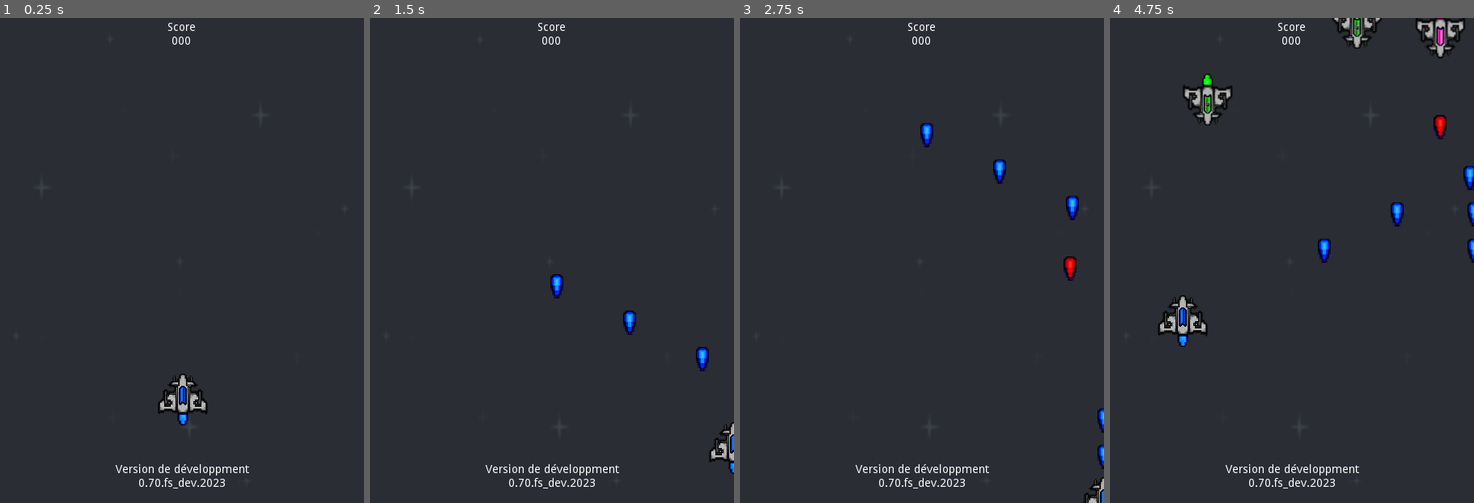
Above: before the commit, frames 1-4 (left to right).
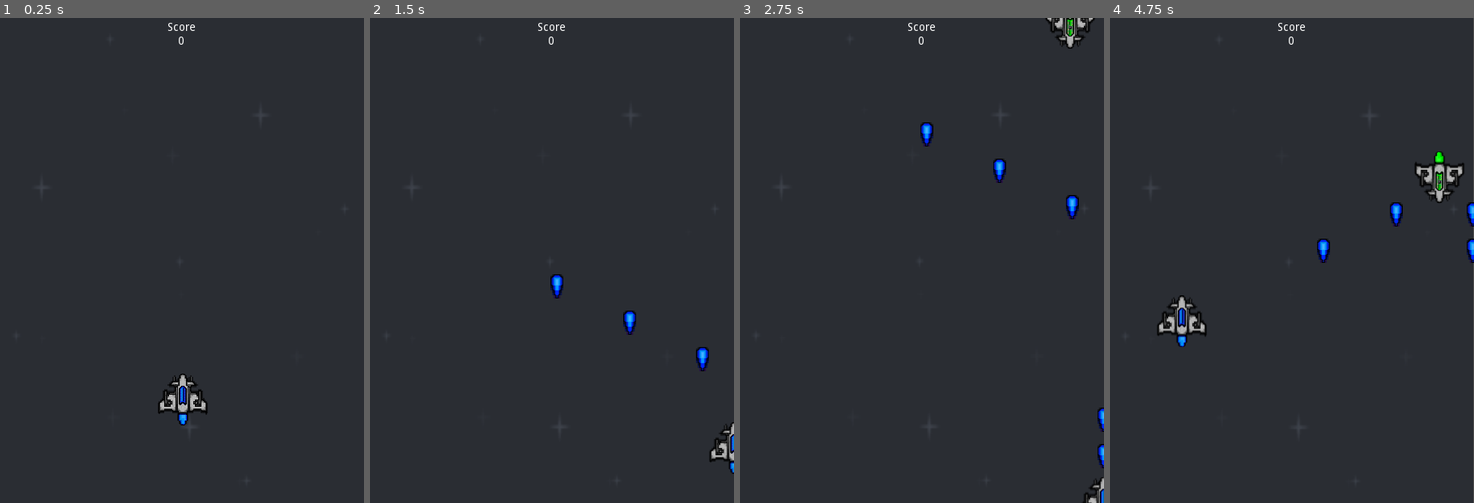
Above: after the commit, the same moments.

Repository: KevCoorp/Firespace
Game: Godot game, scene res://MainScenes/Gameplay.tscn
The game is run twice, just before and just after one commit, with the same random seed, the same clock (stepped at 60 frames per second) and the same inputs.
Inputs:
- Up to frame 1 (0.25 s): no input
- Up to frame 2 (1.5 s): tap Enter at 0.5 s; hold D (move_right) 0.53-1.28 s; hold Space (shoot) 0.53-1.28 s; hold S (move_down) from 1.28 s (still down); tap Space (shoot) at 1.35 s
- Up to frame 3 (2.75 s): release S (move_down) at 2.03 s; hold D (move_right) from 2.03 s (still down); hold Space (shoot) from 2.03 s (still down)
- Up to frame 4 (4.75 s): release D (move_right) at 2.78 s; release Space (shoot) at 2.78 s; hold Z (move_up) 2.78-3.53 s; tap Space (shoot) at 2.85, 4.35 s; hold Space (shoot) 3.53-4.28 s; hold Q (move_left) from 3.53 s (still down)

The runs differ from the first frame. In frame 1, 0.5% of the frame differs, in the area x 31-69%, y 3-97%; in frame 2, 0.6%; in frame 3, 1.3%; in frame 4, 4.2%, in the area x 12-100%, y 0-100%.

Commit message:
Version 1.0.0

Diff:
--- /dev/null
+++ b/Autoloads/Signals.gd
@@ -0,0 +1,3 @@
+extends Node
+
+signal on_score_increment(amount)
--- a/Bullet/Bullet.gd
+++ b/Bullet/Bullet.gd
@@ -9,6 +9,9 @@
 	queue_free()
 
 func _on_Bullet_area_entered(area):
+	var cam := get_tree().current_scene.find_node("Cam", true, false)
+	cam.shake(1)
+
 	if area.is_in_group("damageable"):
 		area.damage(1)
 		queue_free()
--- /dev/null
+++ b/Camera/Camera.gd
@@ -0,0 +1,17 @@
+extends Camera2D
+
+export var shakeBaseAmount :=  1.0
+export var shakeDampening := 0.075
+
+var shakeAmount := 0.0
+
+func _process(delta):
+	if shakeAmount > 0:
+		position.x = rand_range(-shakeBaseAmount, shakeBaseAmount) * shakeAmount
+		position.y = rand_range(-shakeBaseAmount, shakeBaseAmount) * shakeAmount
+		shakeAmount = lerp(shakeAmount, 0.0, shakeDampening)
+	else:
+		position = Vector2 (0, 0)
+
+func shake(magnitude: float):
+	shakeAmount += magnitude
--- a/Enemy/Enemy.gd
+++ b/Enemy/Enemy.gd
@@ -20,8 +20,14 @@
 	get_tree().current_scene.add_child(bullet)
 
 func damage(amount: int):
+	if health <= 0:
+		return
+
 	health -= amount
 	if health <= 0:
+
+		Signals.emit_signal("on_score_increment", 1)
+
 		queue_free()
 
 func _on_VisibilityNotifier2D_screen_exited():
--- a/Enemy/Spawner.gd
+++ b/Enemy/Spawner.gd
@@ -1,10 +1,11 @@
 extends Node2D
 
-const MIN_SPAWN_TIME = 1.5
+const MIN_SPAWN_TIME = 4
 
 var preloadedEnemies := [
 	preload("res://Enemy/FastEnemy.tscn"),
 	preload("res://Enemy/SlowShooter.tscn"),
+	preload("res://Enemy/Enemy.tscn"),
 ]
 
 onready var spawnTimer := $SpawnTimer
--- /dev/null
+++ b/HUD/HUD.gd
@@ -0,0 +1,12 @@
+extends Control
+
+onready var scoreLabel := $Score
+
+var score: int = 0
+
+func _ready():
+	Signals.connect("on_score_increment", self, "_on_score_increment")
+
+func _on_score_increment(amount: int):
+	score += amount
+	scoreLabel.text = str(score)
--- a/HUD/HUD.tscn
+++ b/HUD/HUD.tscn
@@ -1,8 +1,11 @@
-[gd_scene format=2]
+[gd_scene load_steps=2 format=2]
+
+[ext_resource path="res://HUD/HUD.gd" type="Script" id=1]
 
 [node name="HUD" type="Control"]
 margin_right = 40.0
 margin_bottom = 40.0
+script = ExtResource( 1 )
 
 [node name="Score" type="Label" parent="."]
 anchor_left = 0.5
@@ -14,19 +17,5 @@
 margin_right = 429.0
 margin_bottom = 16.0
 text = "Score
-000"
+0"
 align = 1
-
-[node name="Build" type="Label" parent="."]
-anchor_left = 0.5
-anchor_top = 1.0
-anchor_right = 0.5
-anchor_bottom = 1.0
-margin_left = 123.0
-margin_top = 512.0
-margin_right = 288.0
-margin_bottom = 560.0
-text = "Version de développment
-		0.70.fs_dev.2023
-"
-align = 1
--- a/MainScenes/Gameplay.tscn
+++ b/MainScenes/Gameplay.tscn
@@ -1,9 +1,10 @@
-[gd_scene load_steps=5 format=2]
+[gd_scene load_steps=6 format=2]
 
 [ext_resource path="res://Player/Player.tscn" type="PackedScene" id=1]
 [ext_resource path="res://Textures/background.png" type="Texture" id=2]
 [ext_resource path="res://Enemy/Spawner.gd" type="Script" id=3]
 [ext_resource path="res://HUD/HUD.tscn" type="PackedScene" id=4]
+[ext_resource path="res://Camera/Camera.gd" type="Script" id=5]
 
 [node name="Gameplay" type="Node2D"]
 
@@ -27,4 +28,9 @@
 [node name="SpawnTimer" type="Timer" parent="Spawner"]
 one_shot = true
 
+[node name="Cam" type="Camera2D" parent="."]
+anchor_mode = 0
+current = true
+script = ExtResource( 5 )
+
 [connection signal="timeout" from="Spawner/SpawnTimer" to="Spawner" method="_on_SpawnTimer_timeout"]
--- a/Player/Player.gd
+++ b/Player/Player.gd
@@ -53,6 +53,9 @@
 	life -= amount
 	print("Player Life = %s" % life)
 
+	var cam := get_tree().current_scene.find_node("Cam", true, false)
+	cam.shake(20)
+
 	if life <= 0:
 		print("Game Over")
 		queue_free()
--- a/project.godot
+++ b/project.godot
@@ -23,6 +23,10 @@
 config/name="FireSpace"
 run/main_scene="res://MainScenes/Gameplay.tscn"
 config/icon="res://icon.png"
+
+[autoload]
+
+Signals="*res://Autoloads/Signals.gd"
 
 [display]
 
Not shown, added: export_presets.cfg
Binary file added: icon.ico
